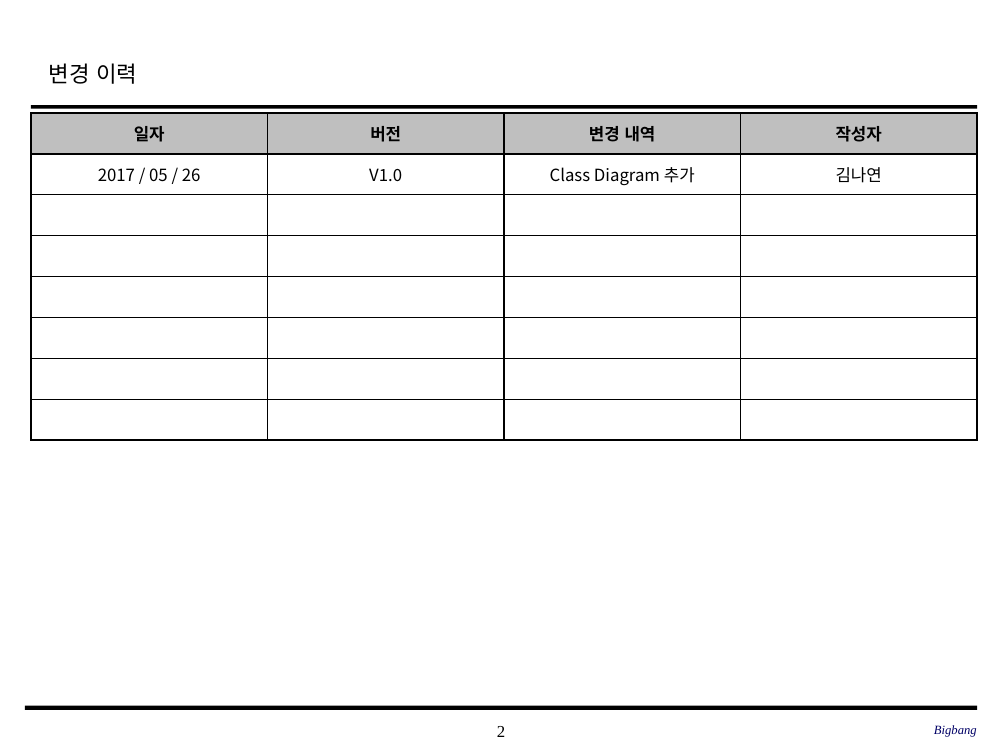
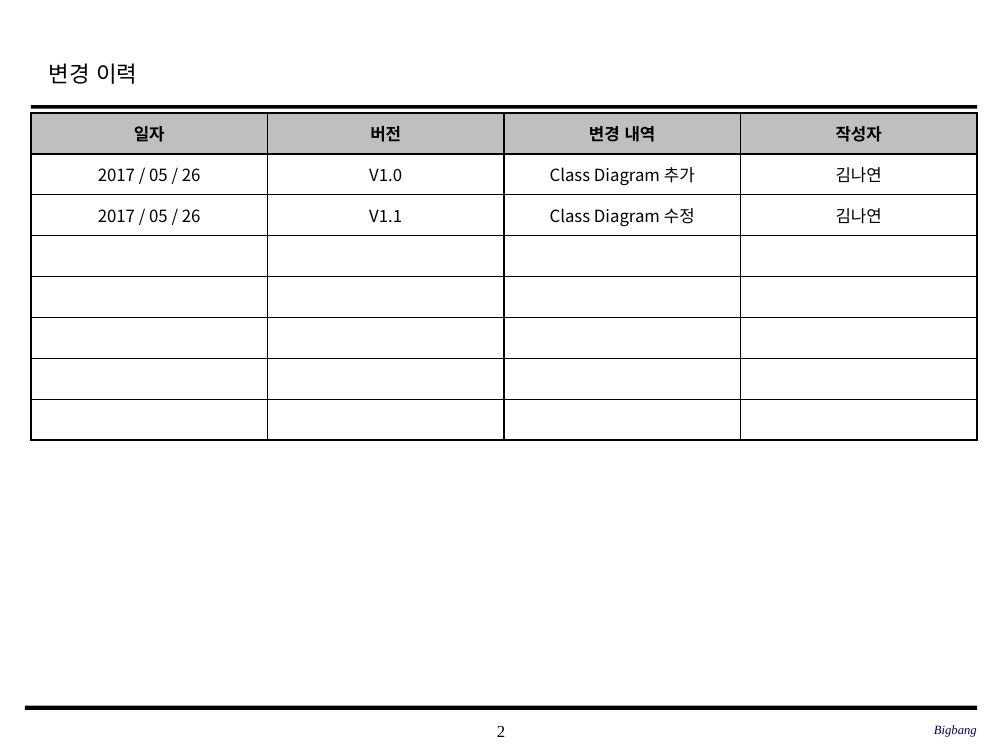
Before and after one commit to SE-admin/SE2017_1_bigbang, a slide deck: slide 2 of doc/3_ 설계서/Class Design.pptx. Drawn at 1008x756 pixels with LibreOffice and Linux fonts; fonts in the diff are those of the drawing; background and template pictures are left out. Boxes give left, top, right and bottom in pixels: in the first picture for what was removed or moved away, otherwise in the second. Text is boxed around its words. In the diff, an @@ line names an element or a change of style, - is before the commit and + after.

Commit message:
Class Design.pptx 변경
Class Diagram 수정

```diff
--- a/doc/3_ 설계서/Class Design.pptx
+++ b/doc/3_ 설계서/Class Design.pptx
@@ table at [31,113,979,439] @@
+row 3: 2017 / 05 / 26 | V1.1 | Class Diagram 수정 | 김나연
-row 8:  |  |  | 
```
Also in this commit, not shown: 3 other slides changed.
